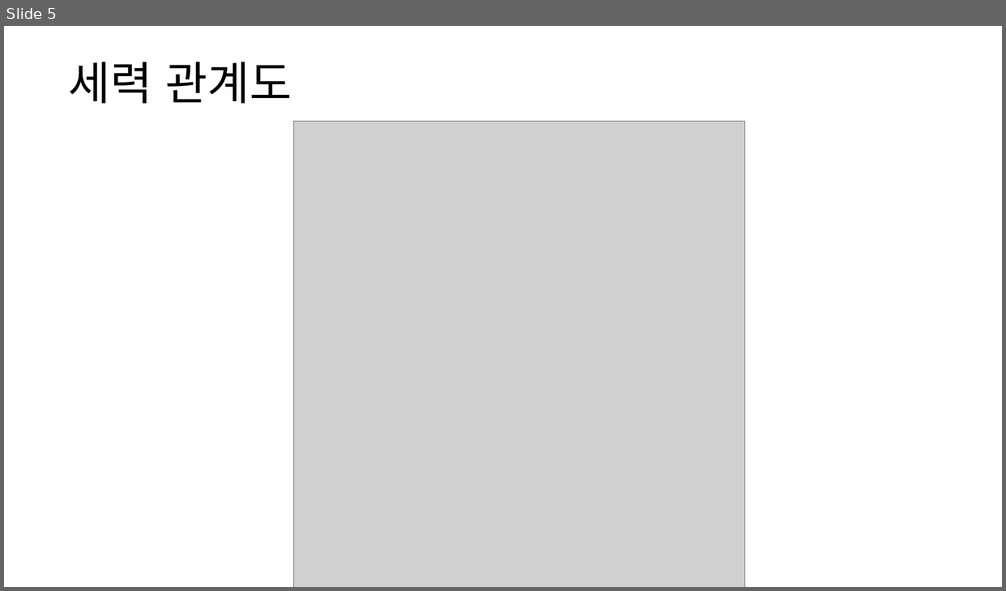
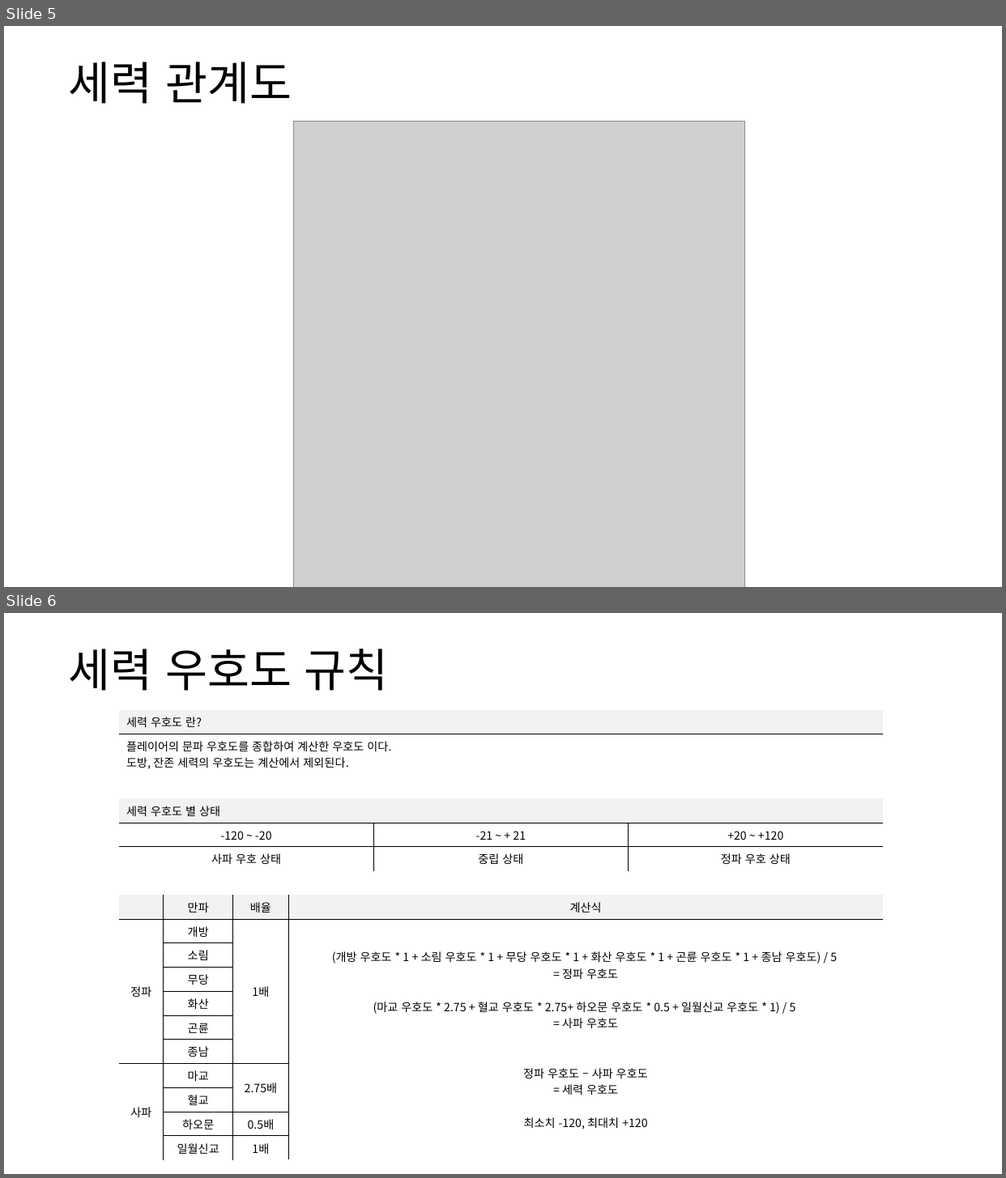
Before and after one commit to yjk0401/unityenginebasic_9th, a slide deck: 기획/방랑엽사전/세력 시스템 기획서.pptx. Shown one above the other, each under a label of ours: slide 5 before the commit, slides 5 and 6 after it. The pictures are 1006x591 and 1006x1178 pixels, drawn with LibreOffice and Linux fonts; fonts in the diff are those of the drawing; grey boxes stand for pictures. Boxes give left, top, right and bottom in pixels: in the first picture for what was removed or moved away, otherwise in the second. Text is boxed around its words. In the diff, an @@ line names an element or a change of style, - is before the commit and + after.

```diff
--- a/기획/방랑엽사전/세력 시스템 기획서.pptx
+++ b/기획/방랑엽사전/세력 시스템 기획서.pptx
@@ slide 6 added at (4,613,1002,1174), background #FFFFFF @@
@@ text added at (68,649,389,691), 44 pt, text #000000 @@
+세력 우호도 규칙
@@ table added at (119,709,883,1157), 18 rows, 6 columns @@
+세력 우호도 란? |  |  |  |  | 
+플레이어의 문파 우호도를 종합하여 계산한 우호도 이다. / 도방, 잔존 세력의 우호도는 계산에서 제외된다. |  |  |  |  | 
+ |  |  |  |  | 
+세력 우호도 별 상태 |  |  |  |  | 
+-120 ~ -20 |  |  |  | -21 ~ + 21 | +20 ~ +120
+사파 우호 상태 |  |  |  | 중립 상태 | 정파 우호 상태
+ |  |  |  |  | 
+ | 만파 | 배율 | 계산식 |  | 
+정파 | 개방 | 1배 | (개방 우호도 * 1 + 소림 우호도 * 1 + 무당 우호도 * 1 + 화산 우호도 * 1 + 곤륜 우호도 * 1 + 종남 우호도) / 5 / = 정파 우호도 / (마교 우호도 * 2.75 + 혈교 우호도 * 2.75+ 하오문 우호도 * 0.5 + 일월신교 우호도 * 1) / 5 / = 사파 우호도 / 정파 우호도 – 사파 우호도 / = 세력 우호도 / 최소치 -120, 최대치 +120 |  | 
+ | 소림 |  |  |  | 
+ | 무당 |  |  |  | 
+ | 화산 |  |  |  | 
+ | 곤륜 |  |  |  | 
+ | 종남 |  |  |  | 
+사파 | 마교 | 2.75배 |  |  | 
+ | 혈교 |  |  |  | 
+ | 하오문 | 0.5배 |  |  | 
+ | 일월신교 | 1배 |  |  | 
```
Also in this commit, not shown: 2 slides changed, 3 other slides added, 2 other files.
